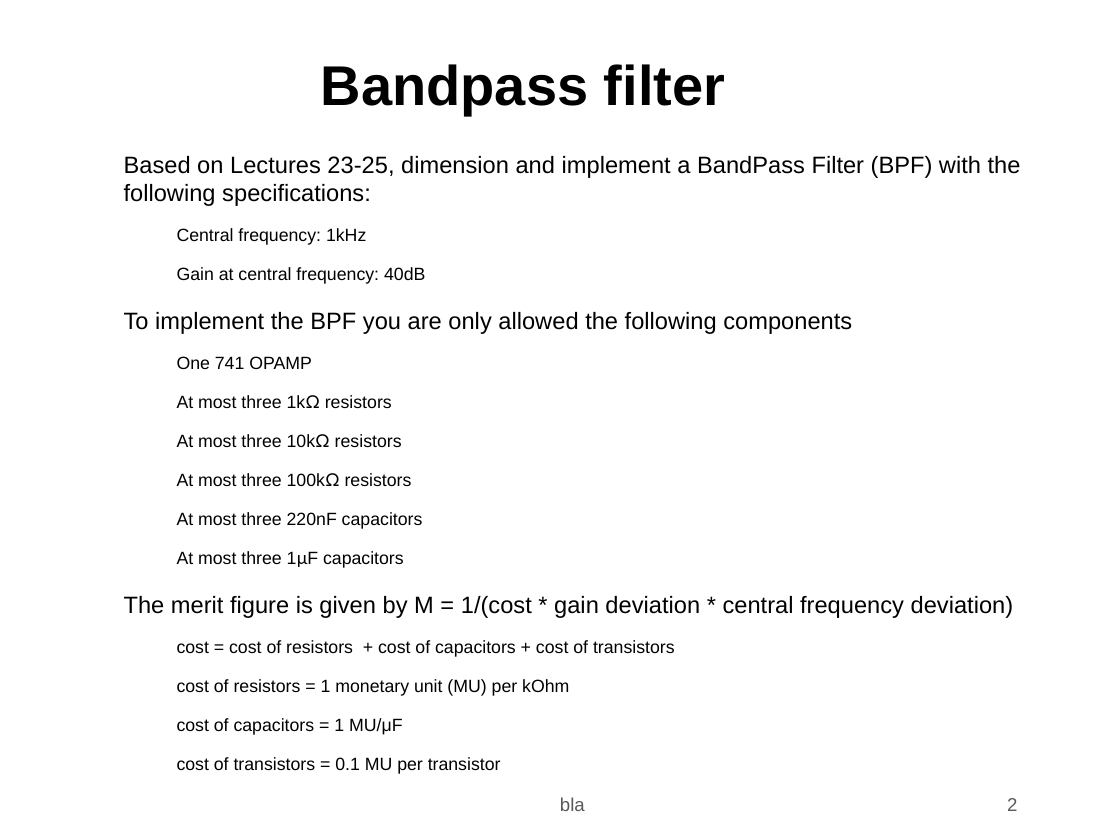
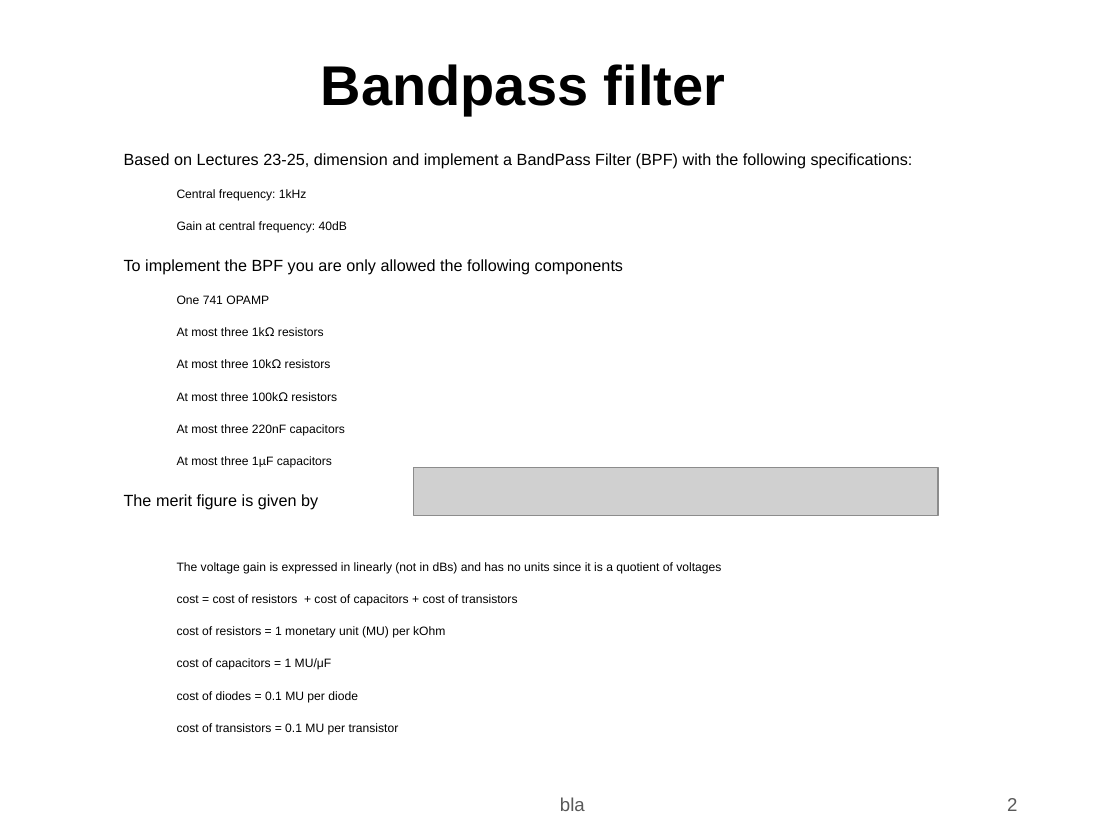
Before and after one commit to franfrancisco9/TCFE, a slide deck: slide 2 of T5/doc/t5.odp. Drawn at 1120x840 pixels with LibreOffice and Linux fonts; fonts in the diff are those of the drawing; grey boxes stand for pictures; background and template pictures are left out. Boxes give left, top, right and bottom in pixels: in the first picture for what was removed or moved away, otherwise in the second. Text is boxed around its words. In the diff, an @@ line names an element or a change of style, - is before the commit and + after.

```diff
--- a/T5/doc/t5.odp
+++ b/T5/doc/t5.odp
@@ text at (124, 153, 913, 670): size 15.2 to 10.4 pt in "Based on Lectures 23-25, dimension and implement ...", "To implement the BPF you are only ..."; size 11.4 to 7.8 pt in "Central frequency: 1kHz", "Gain at central frequency: 40dB", "One 741 OPAMP", "At most three 1kΩ resistors" and 8 more places @@
@@ picture added at (414, 468, 939, 516) @@
@@ text at (124, 494, 721, 574): text changed; size 15.2 to 7.8 pt @@
-● The merit figure is given by M = 1/(cost * gain deviation * central frequency deviation)
+● The merit figure is given by
+  − The voltage gain is expressed in linearly (not in dBs) and has no units since it is a quotient of voltages
@@ text at (177, 691, 358, 703): paragraph added @@
+  − cost of diodes = 0.1 MU per diode
```
Also in this commit, not shown: 49 other files.
